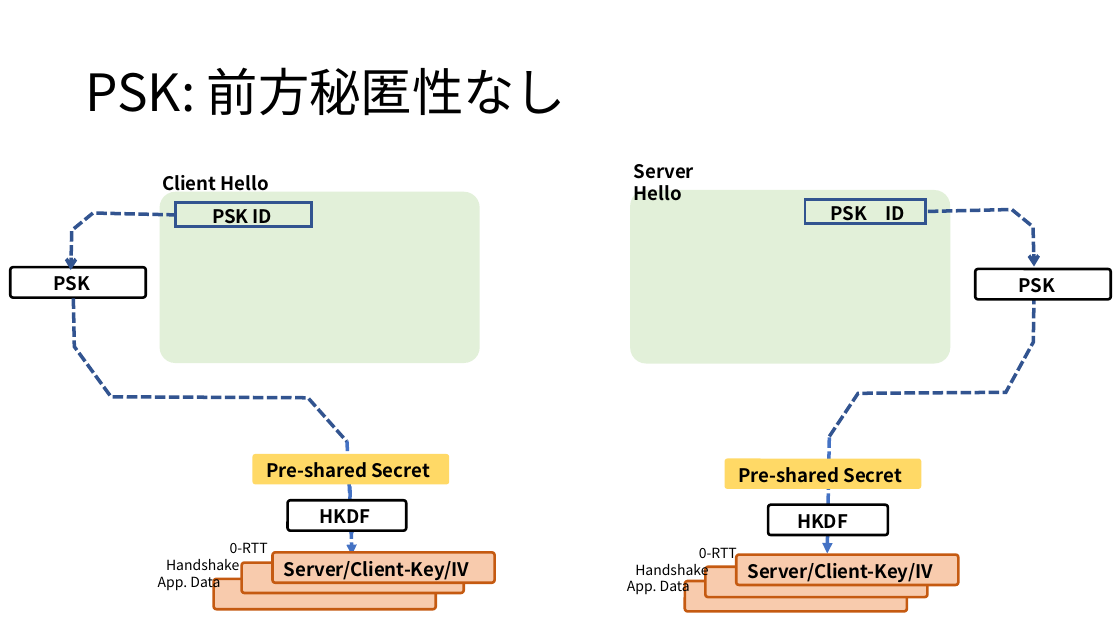
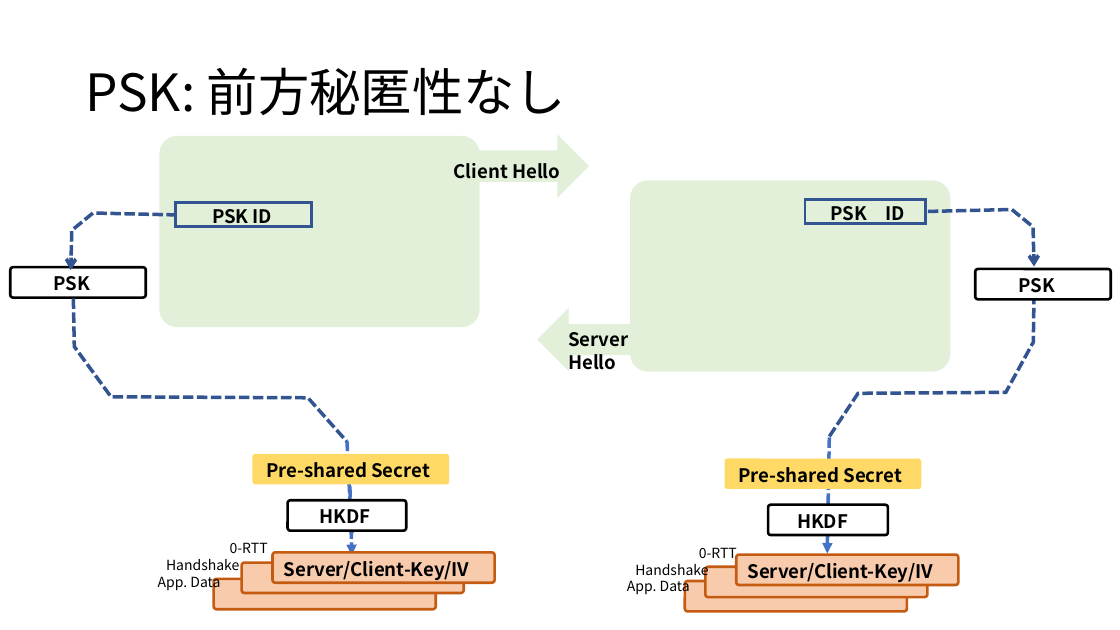
Before and after one commit to kojo1/TLSbook-en, a slide deck: slide 18 of Resource/Part1.Technology/Chapter2.Protocol/1.2.2-keyAgree.pptx. Drawn at 1120x630 pixels with LibreOffice and Linux fonts; fonts in the diff are those of the drawing. Boxes give left, top, right and bottom in pixels: in the first picture for what was removed or moved away, otherwise in the second. Text is boxed around its words. In the diff, an @@ line names an element or a change of style, - is before the commit and + after.

```diff
--- a/Resource/Part1.Technology/Chapter2.Protocol/1.2.2-keyAgree.pptx
+++ b/Resource/Part1.Technology/Chapter2.Protocol/1.2.2-keyAgree.pptx
@@ rounded rectangle: place and size @@
-rounded rectangle at [160, 192, 480, 363]
+rounded rectangle at [160, 136, 480, 328]
@@ right arrow added at [464, 136, 588, 197], fill #E2F0D9, outline #E2F0D9 1 pt @@
@@ text "Client Hello": place and size @@
-text "Client Hello" at [162, 175, 269, 191]
+text "Client Hello" at [454, 163, 560, 179]
@@ rounded rectangle: place and size @@
-rounded rectangle at [630, 190, 950, 364]
+rounded rectangle at [630, 181, 950, 372]
@@ right arrow added at [538, 309, 662, 370], fill #E2F0D9, outline #E2F0D9 1 pt @@
@@ text "Server Hello": place and size @@
-text "Server Hello" at [634, 164, 694, 201]
+text "Server Hello" at [568, 332, 628, 369]
```
Also in this commit, not shown: 2 other slides changed, 1 other file.
